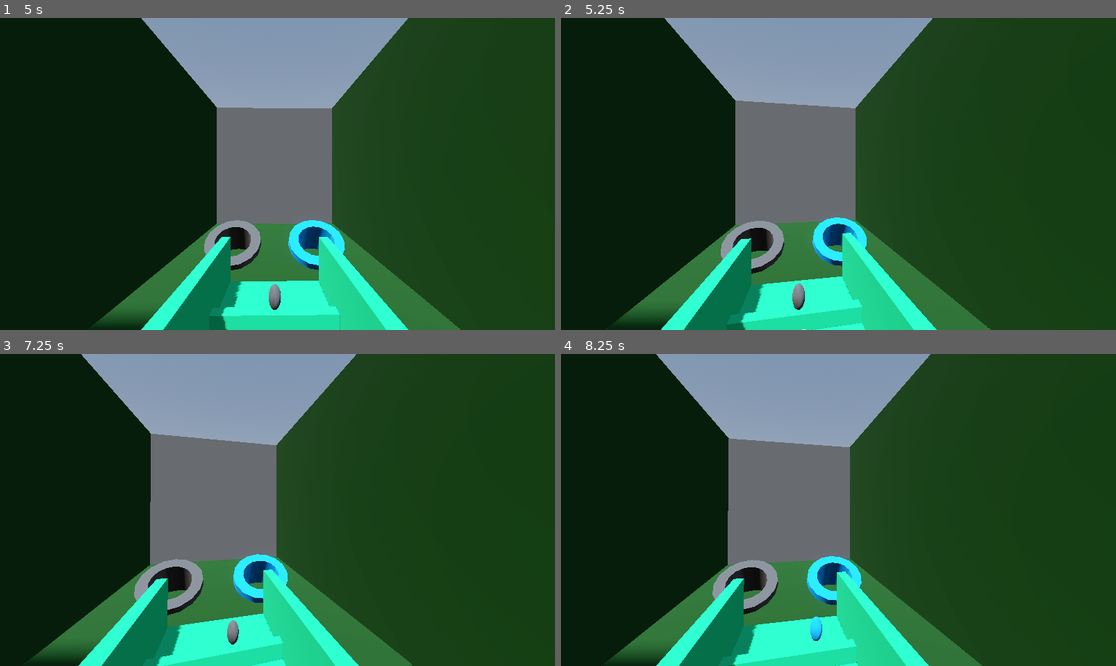
Above: before the commit, frames 1-4 (two rows, left to right).
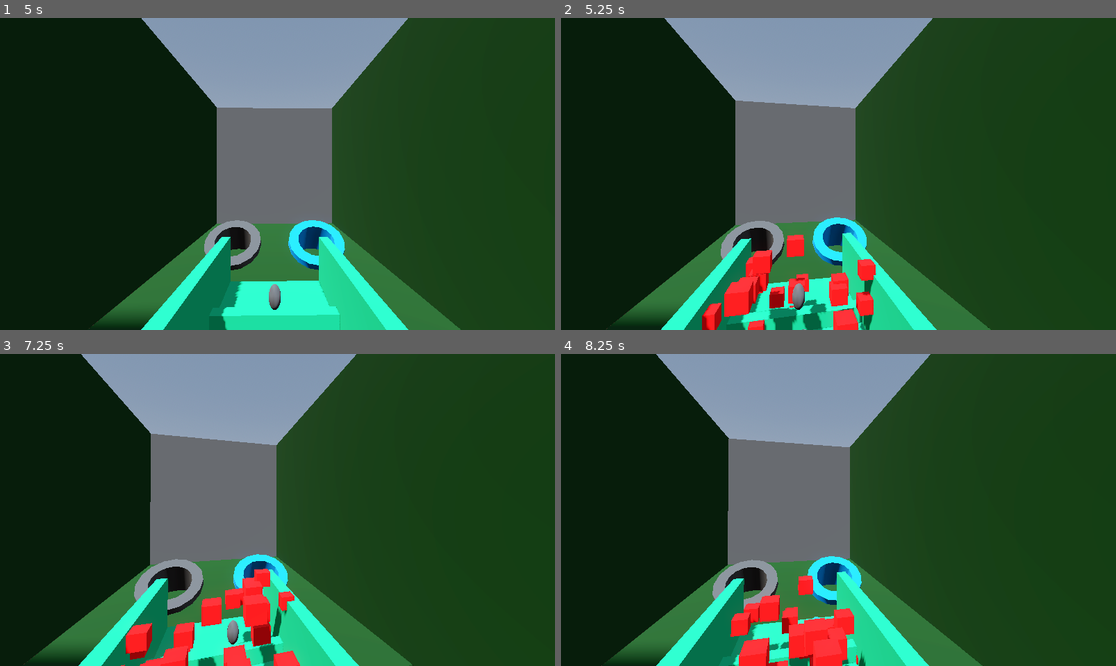
Above: after the commit, the same moments.

Repository: WildcatGameStudios/ScaryHouse
Game: Godot game, scene res://scenes/levels/take_out_trash/level.tscn
Same seed, same stepped clock (60 frames per second), same inputs: the game is played once before the commit and once after it. This scene is started directly instead of the project's main scene.
Inputs (mouse positions are in pixels of both pictures, inside the frame that each line leads up to):
- Up to frame 1 (5 s): tap Enter at 0.5 s; move the mouse to (305, 174) at 0.52 s; hold W (move_forward) from 0.53 s (still down); tap E (e) at 0.6, 1.55, 2.85, 4.55 s; tap Space (jump) at 0.77, 1.52, 3.02, 3.77, 4.52 s; tap R (r) at 0.8, 1.35, 2.3, 3.8, 4.35 s; move the mouse to (249, 174) at 1.27 s; move the mouse to (288, 167) at 2.02 s; tap F (dash) at 2.1 s; move the mouse to (271, 180) at 2.77 s; move the mouse to (316, 177) at 3.52 s; right-click (316, 177) at 3.6 s; move the mouse to (233, 170) at 4.27 s
- Up to frame 2 (5.25 s): keep holding W (move_forward); move the mouse to (844, 174) at 5.02 s; hold Shift (run) from 5.03 s (still down)
- Up to frame 3 (7.25 s): tap R (r) at 5.3, 6.8 s; tap Space (jump) at 5.75, 6.02, 6.77 s; move the mouse to (255, 503) at 5.77 s; release W (move_forward) at 5.78 s; release Shift (run) at 5.78 s; hold D (move_right) 5.78-6.53 s; click (255, 503) at 5.85 s; tap E (e) at 6.05 s; move the mouse to (305, 510) at 6.52 s; hold W (move_forward) from 6.53 s (still down); hold Q from 6.53 s (still down)
- Up to frame 4 (8.25 s): keep holding W (move_forward); move the mouse to (810, 510) at 7.27 s; release Q at 7.28 s; tap E (e) at 7.35 s; tap Space (jump) at 7.52 s; move the mouse to (849, 503) at 8.02 s; tap R (r) at 8.1 s

Frame 1 is identical in both runs. In frame 2, 3.7% of the frame differs, in the area x 25-57%, y 69-100%; in frame 3, 3.5%; in frame 4, 3.3%.

Commit message:
take out trash particles

Diff:
--- a/scenes/levels/take_out_trash/level.tscn
+++ b/scenes/levels/take_out_trash/level.tscn
@@ -21,6 +21,75 @@
 sky = SubResource("Sky_cg73a")
 tonemap_mode = 2
 glow_enabled = true
+
+[sub_resource type="Animation" id="Animation_bqaue"]
+length = 0.001
+tracks/0/type = "bezier"
+tracks/0/imported = false
+tracks/0/enabled = true
+tracks/0/path = NodePath("TrashBin:position:x")
+tracks/0/interp = 1
+tracks/0/loop_wrap = true
+tracks/0/keys = {
+"handle_modes": PackedInt32Array(0),
+"points": PackedFloat32Array(30, -0.25, 0, 0.25, 0),
+"times": PackedFloat32Array(0)
+}
+tracks/1/type = "bezier"
+tracks/1/imported = false
+tracks/1/enabled = true
+tracks/1/path = NodePath("TrashBin:position:y")
+tracks/1/interp = 1
+tracks/1/loop_wrap = true
+tracks/1/keys = {
+"handle_modes": PackedInt32Array(0),
+"points": PackedFloat32Array(-59.5578, -0.25, 0, 0.25, 0),
+"times": PackedFloat32Array(0)
+}
+tracks/2/type = "bezier"
+tracks/2/imported = false
+tracks/2/enabled = true
+tracks/2/path = NodePath("TrashBin:position:z")
+tracks/2/interp = 1
+tracks/2/loop_wrap = true
+tracks/2/keys = {
+"handle_modes": PackedInt32Array(0),
+"points": PackedFloat32Array(150, -0.25, 0, 0.25, 0),
+"times": PackedFloat32Array(0)
+}
+tracks/3/type = "bezier"
+tracks/3/imported = false
+tracks/3/enabled = true
+tracks/3/path = NodePath("RecycleBin:position:x")
+tracks/3/interp = 1
+tracks/3/loop_wrap = true
+tracks/3/keys = {
+"handle_modes": PackedInt32Array(0),
+"points": PackedFloat32Array(-30, -0.25, 0, 0.25, 0),
+"times": PackedFloat32Array(0)
+}
+tracks/4/type = "bezier"
+tracks/4/imported = false
+tracks/4/enabled = true
+tracks/4/path = NodePath("RecycleBin:position:y")
+tracks/4/interp = 1
+tracks/4/loop_wrap = true
+tracks/4/keys = {
+"handle_modes": PackedInt32Array(0),
+"points": PackedFloat32Array(-59.5579, -0.25, 0, 0.25, 0),
+"times": PackedFloat32Array(0)
+}
+tracks/5/type = "bezier"
+tracks/5/imported = false
+tracks/5/enabled = true
+tracks/5/path = NodePath("RecycleBin:position:z")
+tracks/5/interp = 1
+tracks/5/loop_wrap = true
+tracks/5/keys = {
+"handle_modes": PackedInt32Array(0),
+"points": PackedFloat32Array(150, -0.25, 0, 0.25, 0),
+"times": PackedFloat32Array(0)
+}
 
 [sub_resource type="Animation" id="Animation_n8jg4"]
 resource_name = "slide_bins"
@@ -93,75 +162,6 @@
 "times": PackedFloat32Array(-2.5, 2.5, 7.5, 12.5)
 }
 
-[sub_resource type="Animation" id="Animation_bqaue"]
-length = 0.001
-tracks/0/type = "bezier"
-tracks/0/imported = false
-tracks/0/enabled = true
-tracks/0/path = NodePath("TrashBin:position:x")
-tracks/0/interp = 1
-tracks/0/loop_wrap = true
-tracks/0/keys = {
-"handle_modes": PackedInt32Array(0),
-"points": PackedFloat32Array(30, -0.25, 0, 0.25, 0),
-"times": PackedFloat32Array(0)
-}
-tracks/1/type = "bezier"
-tracks/1/imported = false
-tracks/1/enabled = true
-tracks/1/path = NodePath("TrashBin:position:y")
-tracks/1/interp = 1
-tracks/1/loop_wrap = true
-tracks/1/keys = {
-"handle_modes": PackedInt32Array(0),
-"points": PackedFloat32Array(-59.5578, -0.25, 0, 0.25, 0),
-"times": PackedFloat32Array(0)
-}
-tracks/2/type = "bezier"
-tracks/2/imported = false
-tracks/2/enabled = true
-tracks/2/path = NodePath("TrashBin:position:z")
-tracks/2/interp = 1
-tracks/2/loop_wrap = true
-tracks/2/keys = {
-"handle_modes": PackedInt32Array(0),
-"points": PackedFloat32Array(150, -0.25, 0, 0.25, 0),
-"times": PackedFloat32Array(0)
-}
-tracks/3/type = "bezier"
-tracks/3/imported = false
-tracks/3/enabled = true
-tracks/3/path = NodePath("RecycleBin:position:x")
-tracks/3/interp = 1
-tracks/3/loop_wrap = true
-tracks/3/keys = {
-"handle_modes": PackedInt32Array(0),
-"points": PackedFloat32Array(-30, -0.25, 0, 0.25, 0),
-"times": PackedFloat32Array(0)
-}
-tracks/4/type = "bezier"
-tracks/4/imported = false
-tracks/4/enabled = true
-tracks/4/path = NodePath("RecycleBin:position:y")
-tracks/4/interp = 1
-tracks/4/loop_wrap = true
-tracks/4/keys = {
-"handle_modes": PackedInt32Array(0),
-"points": PackedFloat32Array(-59.5579, -0.25, 0, 0.25, 0),
-"times": PackedFloat32Array(0)
-}
-tracks/5/type = "bezier"
-tracks/5/imported = false
-tracks/5/enabled = true
-tracks/5/path = NodePath("RecycleBin:position:z")
-tracks/5/interp = 1
-tracks/5/loop_wrap = true
-tracks/5/keys = {
-"handle_modes": PackedInt32Array(0),
-"points": PackedFloat32Array(150, -0.25, 0, 0.25, 0),
-"times": PackedFloat32Array(0)
-}
-
 [sub_resource type="AnimationLibrary" id="AnimationLibrary_bqaue"]
 _data = {
 &"RESET": SubResource("Animation_bqaue"),
--- a/scenes/levels/take_out_trash/recycle_bag.tscn
+++ b/scenes/levels/take_out_trash/recycle_bag.tscn
@@ -8,6 +8,30 @@
 
 [sub_resource type="BoxShape3D" id="BoxShape3D_1bqpi"]
 size = Vector3(0.45, 1, 0.45)
+
+[sub_resource type="ParticleProcessMaterial" id="ParticleProcessMaterial_1bqpi"]
+spread = 180.0
+initial_velocity_min = 10.0
+initial_velocity_max = 15.5
+gravity = Vector3(0, 0, 0)
+
+[sub_resource type="StandardMaterial3D" id="StandardMaterial3D_2ihay"]
+albedo_color = Color(1, 1, 0, 1)
+
+[sub_resource type="BoxMesh" id="BoxMesh_87h2n"]
+material = SubResource("StandardMaterial3D_2ihay")
+
+[sub_resource type="ParticleProcessMaterial" id="ParticleProcessMaterial_87h2n"]
+spread = 180.0
+initial_velocity_min = 25.0
+initial_velocity_max = 30.0
+gravity = Vector3(0, 0, 0)
+
+[sub_resource type="StandardMaterial3D" id="StandardMaterial3D_75afs"]
+albedo_color = Color(1, 0, 0, 1)
+
+[sub_resource type="BoxMesh" id="BoxMesh_tah56"]
+material = SubResource("StandardMaterial3D_75afs")
 
 [node name="RecycleBag" type="CharacterBody3D"]
 script = ExtResource("1_1bqpi")
@@ -25,7 +49,16 @@
 [node name="CollisionShape3D" type="CollisionShape3D" parent="Area3D"]
 shape = SubResource("BoxShape3D_1bqpi")
 
-[node name="Timer" type="Timer" parent="."]
-wait_time = 20.0
+[node name="HitBinParticles" type="GPUParticles3D" parent="."]
+emitting = false
+amount = 20
+process_material = SubResource("ParticleProcessMaterial_1bqpi")
+draw_pass_1 = SubResource("BoxMesh_87h2n")
 
-[connection signal="timeout" from="Timer" to="." method="_on_timer_timeout"]
+[node name="HitWallParticles" type="GPUParticles3D" parent="."]
+emitting = false
+amount = 50
+one_shot = true
+explosiveness = 0.9
+process_material = SubResource("ParticleProcessMaterial_87h2n")
+draw_pass_1 = SubResource("BoxMesh_tah56")
--- a/scenes/levels/take_out_trash/trash_bag.tscn
+++ b/scenes/levels/take_out_trash/trash_bag.tscn
@@ -8,6 +8,30 @@
 
 [sub_resource type="BoxShape3D" id="BoxShape3D_75afs"]
 size = Vector3(0.45, 1, 0.45)
+
+[sub_resource type="ParticleProcessMaterial" id="ParticleProcessMaterial_75afs"]
+spread = 180.0
+initial_velocity_min = 10.0
+initial_velocity_max = 15.5
+gravity = Vector3(0, 0, 0)
+
+[sub_resource type="StandardMaterial3D" id="StandardMaterial3D_2ihay"]
+albedo_color = Color(1, 1, 0, 1)
+
+[sub_resource type="BoxMesh" id="BoxMesh_75afs"]
+material = SubResource("StandardMaterial3D_2ihay")
+
+[sub_resource type="ParticleProcessMaterial" id="ParticleProcessMaterial_2ihay"]
+spread = 180.0
+initial_velocity_min = 25.0
+initial_velocity_max = 30.0
+gravity = Vector3(0, 0, 0)
+
+[sub_resource type="StandardMaterial3D" id="StandardMaterial3D_75afs"]
+albedo_color = Color(1, 0, 0, 1)
+
+[sub_resource type="BoxMesh" id="BoxMesh_sxy0x"]
+material = SubResource("StandardMaterial3D_75afs")
 
 [node name="TrashBag" type="CharacterBody3D"]
 script = ExtResource("1_75afs")
@@ -23,3 +47,17 @@
 
 [node name="CollisionShape3D" type="CollisionShape3D" parent="Area3D"]
 shape = SubResource("BoxShape3D_75afs")
+
+[node name="HitBinParticles" type="GPUParticles3D" parent="."]
+emitting = false
+amount = 20
+process_material = SubResource("ParticleProcessMaterial_75afs")
+draw_pass_1 = SubResource("BoxMesh_75afs")
+
+[node name="HitWallParticles" type="GPUParticles3D" parent="."]
+emitting = false
+amount = 50
+one_shot = true
+explosiveness = 0.9
+process_material = SubResource("ParticleProcessMaterial_2ihay")
+draw_pass_1 = SubResource("BoxMesh_sxy0x")
--- a/scripts/levels/take_out_trash/level.gd
+++ b/scripts/levels/take_out_trash/level.gd
@@ -36,10 +36,10 @@
 
 	add_child(trash)
 	current_trash = trash
-	trash.despawn.connect(trash_despawn)
+	trash.collided.connect(trash_collided)
 
-#do stuff when trash despawns (hit a bin or a wall)
-func trash_despawn(hit_bin: bool):
+#do stuff when trash collides (hit a bin or a wall)
+func trash_collided(hit_bin: bool):
 	if hit_bin:
 		print("hit")
 		binned_counter += 1
--- a/scripts/levels/take_out_trash/trash.gd
+++ b/scripts/levels/take_out_trash/trash.gd
@@ -1,9 +1,9 @@
 extends CharacterBody3D
 class_name Trash
 
-#emitted when enters right bin or despawns
+#emitted when enters right bin or collideds
 #connected in level script for penalties / score increment
-signal despawn(in_bin: bool)
+signal collided(in_bin: bool)
 
 @export_enum("TRASH","RECYCLE") var trash_type: int
 @export var gravity_strength: float = 9
@@ -21,7 +21,11 @@
 
 	#check if it's the right bin and do stuff if so
 	if area.get_parent().trash_type == trash_type:
-		despawn.emit(true)
+		collided.emit(true)
+		gravity = Vector3.ZERO
+		velocity = Vector3(0,30,0)
+		$HitBinParticles.emitting = true
+		await get_tree().create_timer(1.5).timeout
 		self.queue_free()
 
 func _ready() -> void:
@@ -29,6 +33,8 @@
 
 func _physics_process(delta: float) -> void:
 	if move_and_slide():
-		despawn.emit(false)
+		collided.emit(false)
+		$HitWallParticles.emitting = true
+		await get_tree().create_timer(0.5).timeout
 		self.queue_free()
 	velocity += gravity * delta
Not shown: 1 places in scenes/levels/refill_salt/blade_static.tscn that only renumber resources
Not shown: 1 places in scenes/levels/take_out_trash/recycle_bag.tscn that only renumber resources
Not shown: 1 places in scenes/levels/take_out_trash/trash_bag.tscn that only renumber resources
